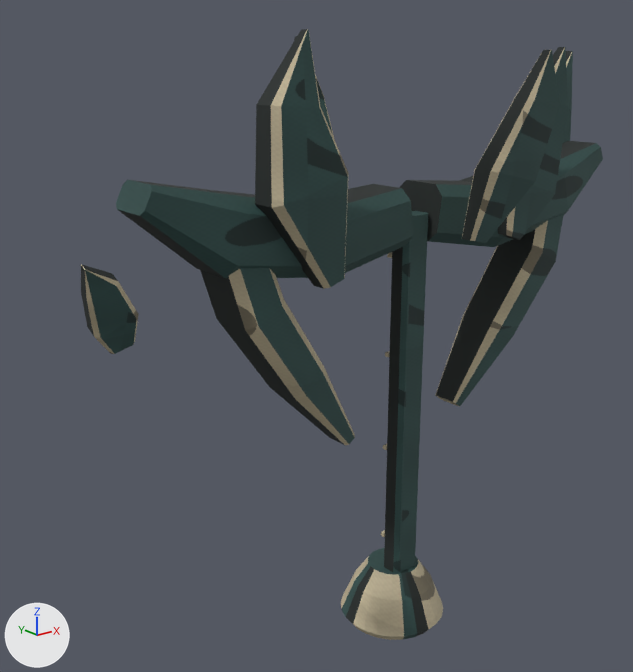
Before and after pictures for a commit that changed the glTF model sketches/core-loop/assets/models/bosses/boss_mind_base.glb.
One viewpoint serves both versions: a 50 mm camera at (-29.2, -29.9, 28.8) aimed at (-3.6, 2.1, 16.0). The axes (+X, +Y, +Z) are drawn at lower left. The lights are the same throughout. The first picture is the older version. Both versions are drawn at frame 18 of the action 'phase_break'; the numbers are the values there.

Names of what the first picture shows: 'AxisSpine', 'CrownFrame', 'Mantle0', 'Mantle2', 'Mantle3', 'Mantle5', 'SeatBase', 'SupportL', 'SupportR' and 2 more.
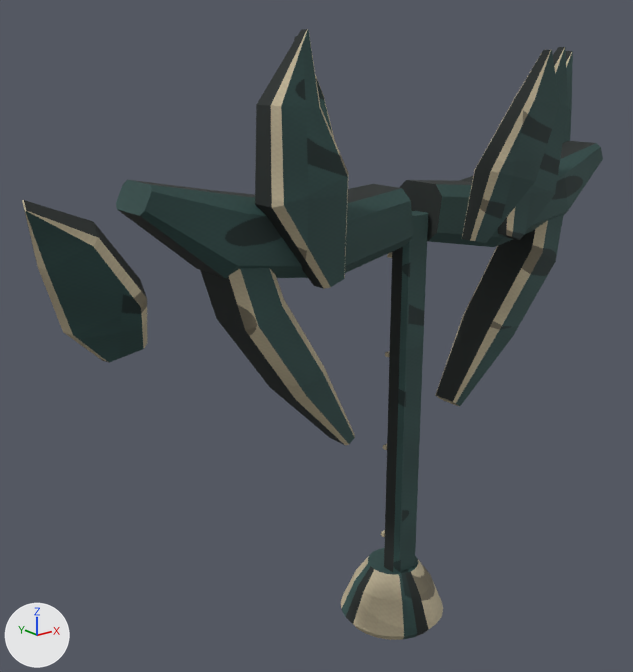
Diff of the bpy script that builds the scene:
```diff
--- a/sketches/core-loop/assets/models/bosses/boss_mind_base.glb.py
+++ b/sketches/core-loop/assets/models/bosses/boss_mind_base.glb.py
@@ ob_mantle0 @@
 ob_mantle0.parent = ob_mantlesocket0
-ob_mantle0.location = (-2.75, -1.031, -2.786)
-ob_mantle0.rotation_euler = (0.447, 0.0, 0.0)  # degrees (26, 0, 0)
-ob_mantle0.scale = (0.504, 0.504, 0.504)
+ob_mantle0.location = (-2.662, -0.998, -2.365)
+ob_mantle0.rotation_euler = (0.512, 0.000035, -0.249)  # degrees (29, 0, -14)
+ob_mantle0.scale = (0.893, 0.893, 0.893)
```

Changed parts and their boxes [x1, y1, x2, y2] in the pictures (633 x 672 px):
'Mantle0', moved, turned, rescaled: before [81, 264, 139, 354]; after [22, 200, 147, 362]
